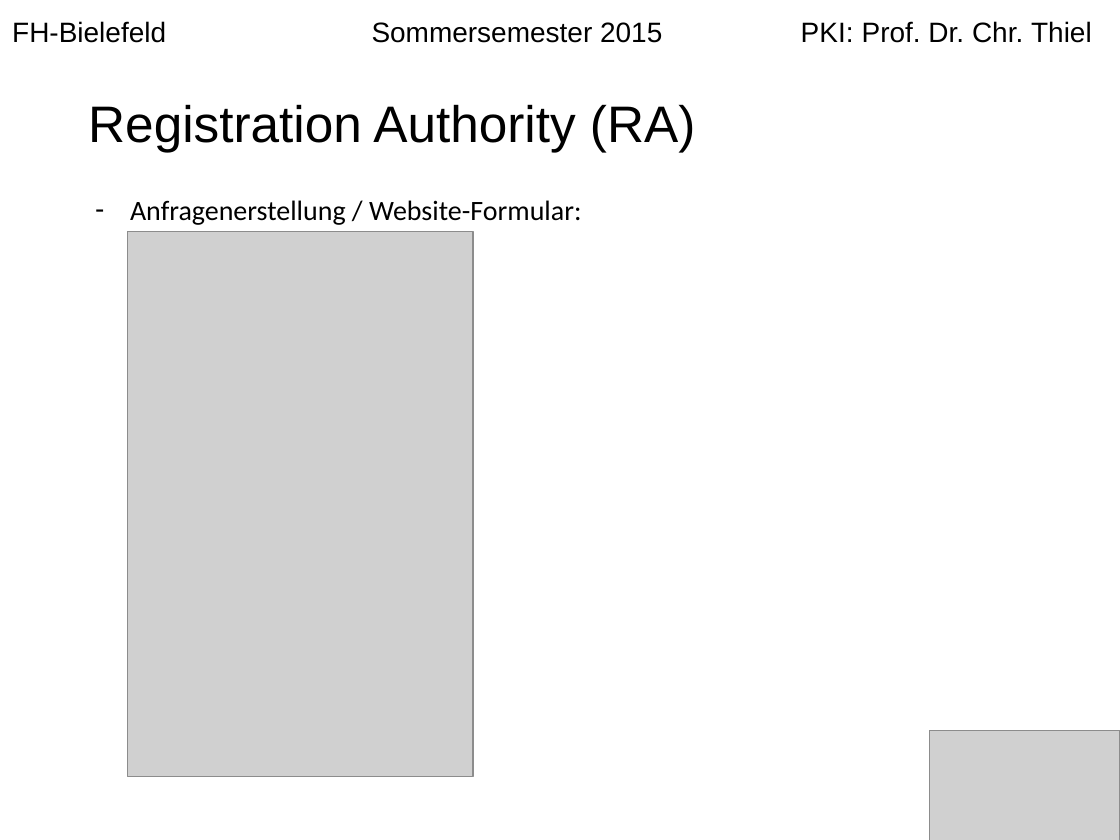
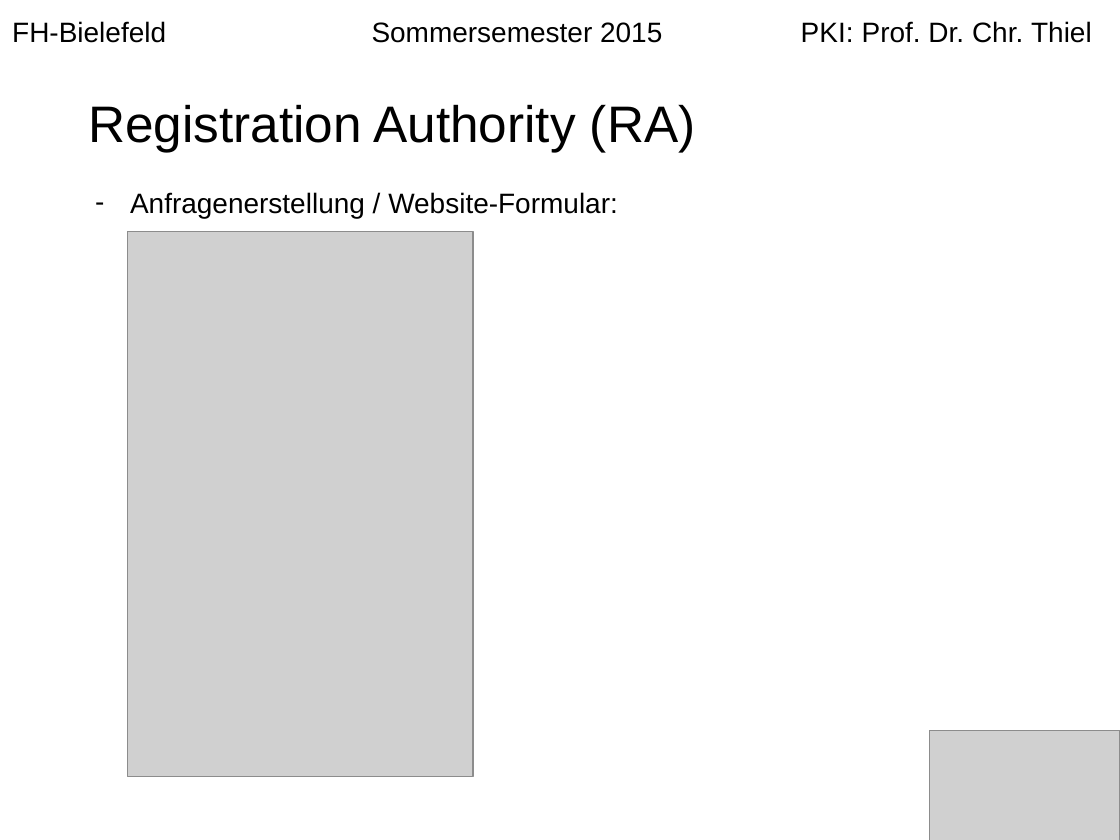
Before and after one commit to langec/pki, a slide deck: slide 6 of Erstellung_einer_PKI.pptx (slide 5 before the commit). Drawn at 1120x840 pixels with LibreOffice and Linux fonts; fonts in the diff are those of the drawing; grey boxes stand for pictures. Boxes give left, top, right and bottom in pixels: in the first picture for what was removed or moved away, otherwise in the second. Text is boxed around its words. In the diff, an @@ line names an element or a change of style, - is before the commit and + after.

```diff
--- a/Erstellung_einer_PKI.pptx
+++ b/Erstellung_einer_PKI.pptx
@@ text "Anfragenerstellung / Website-Formular:": place and size @@
-text "Anfragenerstellung / Website-Formular:" at <box>130,200,581,225</box>
+text "Anfragenerstellung / Website-Formular:" at <box>130,192,618,218</box>
@@ text "Anfragenerstellung / Website-Formular:" at <box>130,192,618,218</box>: font Calibri to Arial @@
```
Also in this commit, not shown: 9 other slides changed, 1 slide removed.
